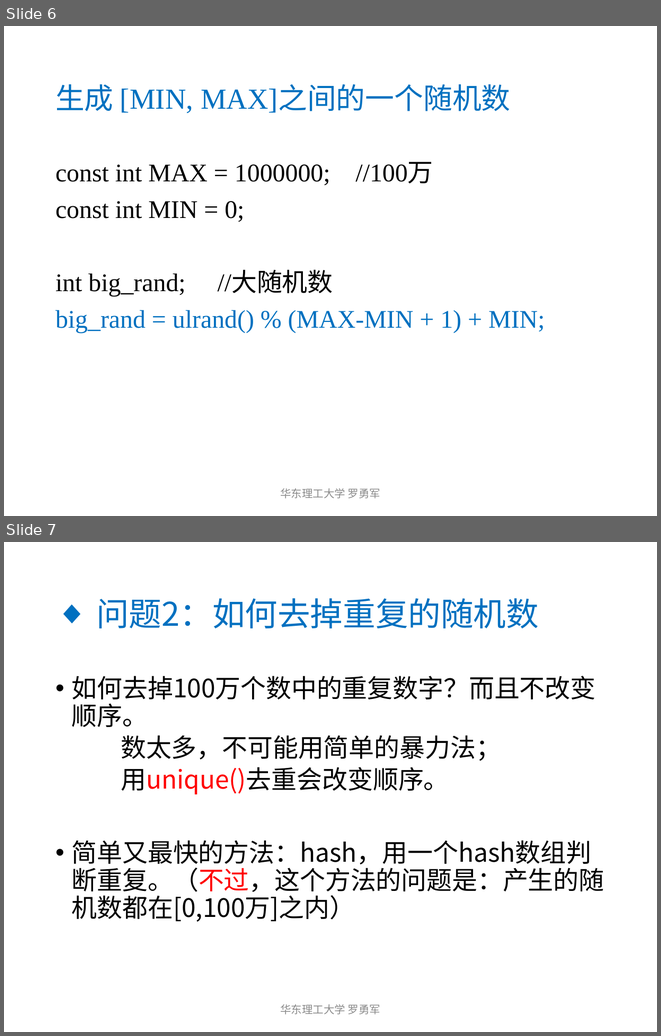
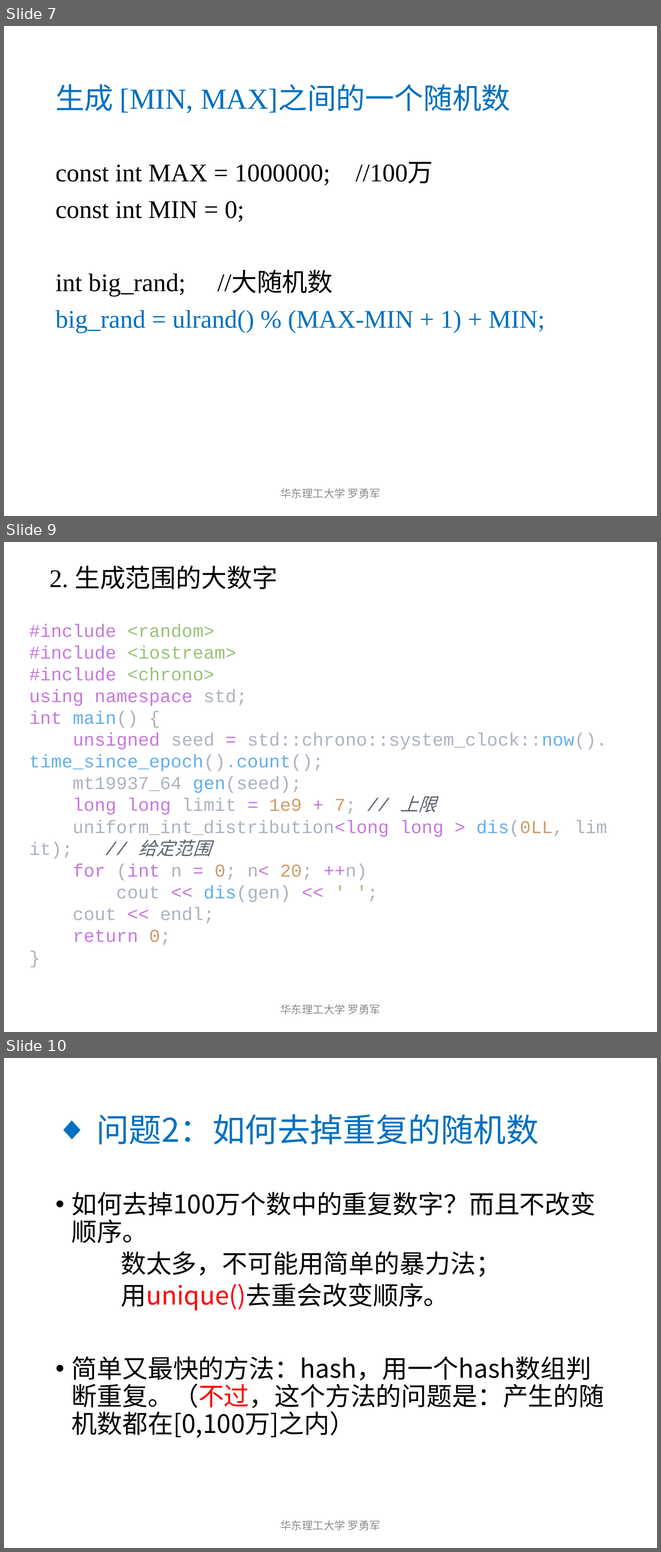
Before and after one commit to nbutacm/NBUTACM, a slide deck: 2018级/2019年暑期集训/测试数据与对拍.pptx. Shown one above the other, each under a label of ours: slides 6 and 7 before the commit, slides 7, 9 and 10 after it; the slides between them are not shown. The pictures are 661x1036 and 661x1552 pixels, drawn with LibreOffice and Linux fonts; fonts in the diff are those of the drawing. Boxes give left, top, right and bottom in pixels: in the first picture for what was removed or moved away, otherwise in the second. Text is boxed around its words. In the diff, an @@ line names an element or a change of style, - is before the commit and + after.

```diff
--- a/2018级/2019年暑期集训/测试数据与对拍.pptx
+++ b/2018级/2019年暑期集训/测试数据与对拍.pptx
@@ slide 9 added at (x1=4, y1=542, x2=657, y2=1032), background #FFFFFF @@
@@ text added at (x1=50, y1=565, x2=277, y2=589), 28 pt, text #000000 @@
+2. 生成范围的大数字
@@ text added at (x1=29, y1=624, x2=607, y2=945), 20 pt, text #ABB2BF @@
+#include <random>
+#include <iostream>
+#include <chrono>
+using namespace std;
+int main() {
+unsigned seed = std::chrono::system_clock::now().time_since_epoch().count();
+mt19937_64 gen(seed);
+long long limit = 1e9 + 7; // 上限
+uniform_int_distribution<long long > dis(0LL, limit); // 给定范围
+for (int n = 0; n< 20; ++n)
+cout << dis(gen) << ' ';
+cout << endl;
+return 0;
+}
@@ text added at (x1=280, y1=1004, x2=381, y2=1014), 12 pt, text #8C8C8C @@
+华东理工大学 罗勇军
@@ what was slide 6 is now slide 7 @@
@@ what was slide 7 is now slide 10 @@
```
Also in this commit, not shown: 2 slides changed, 3 other slides added, 1 other file.
